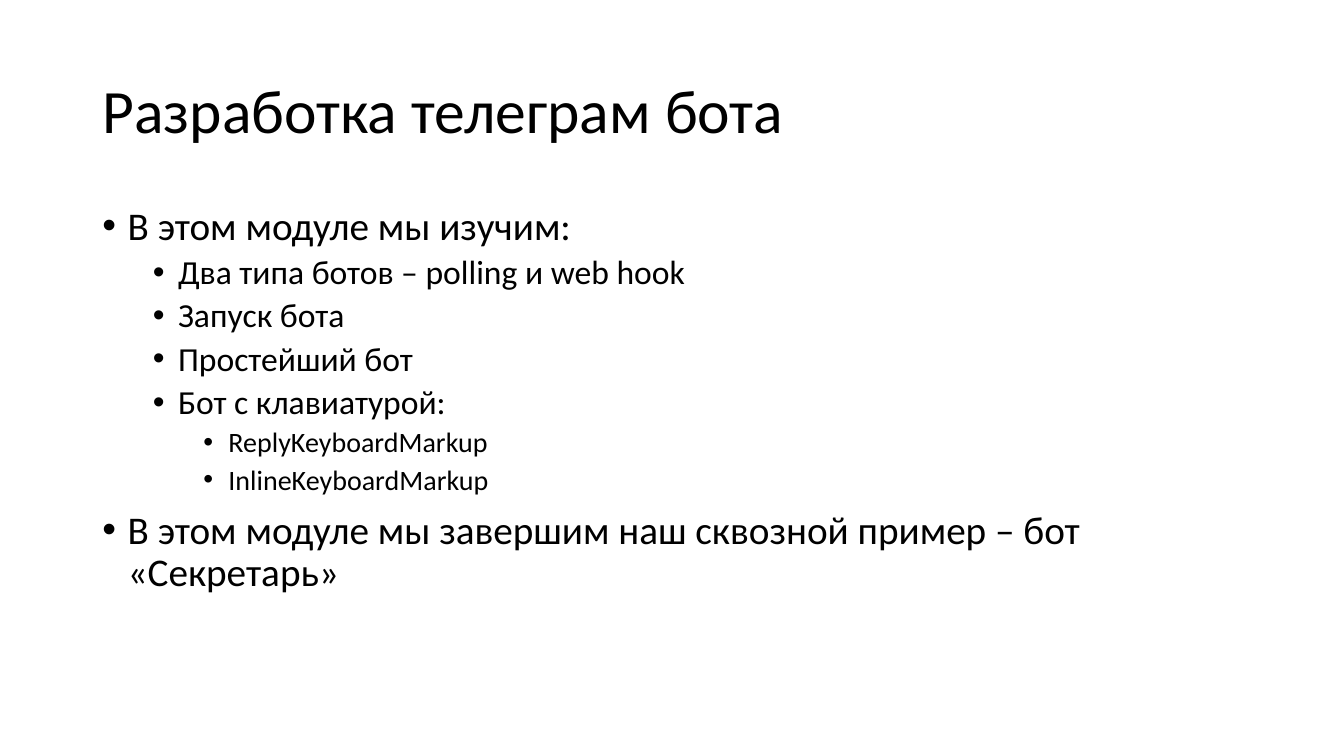
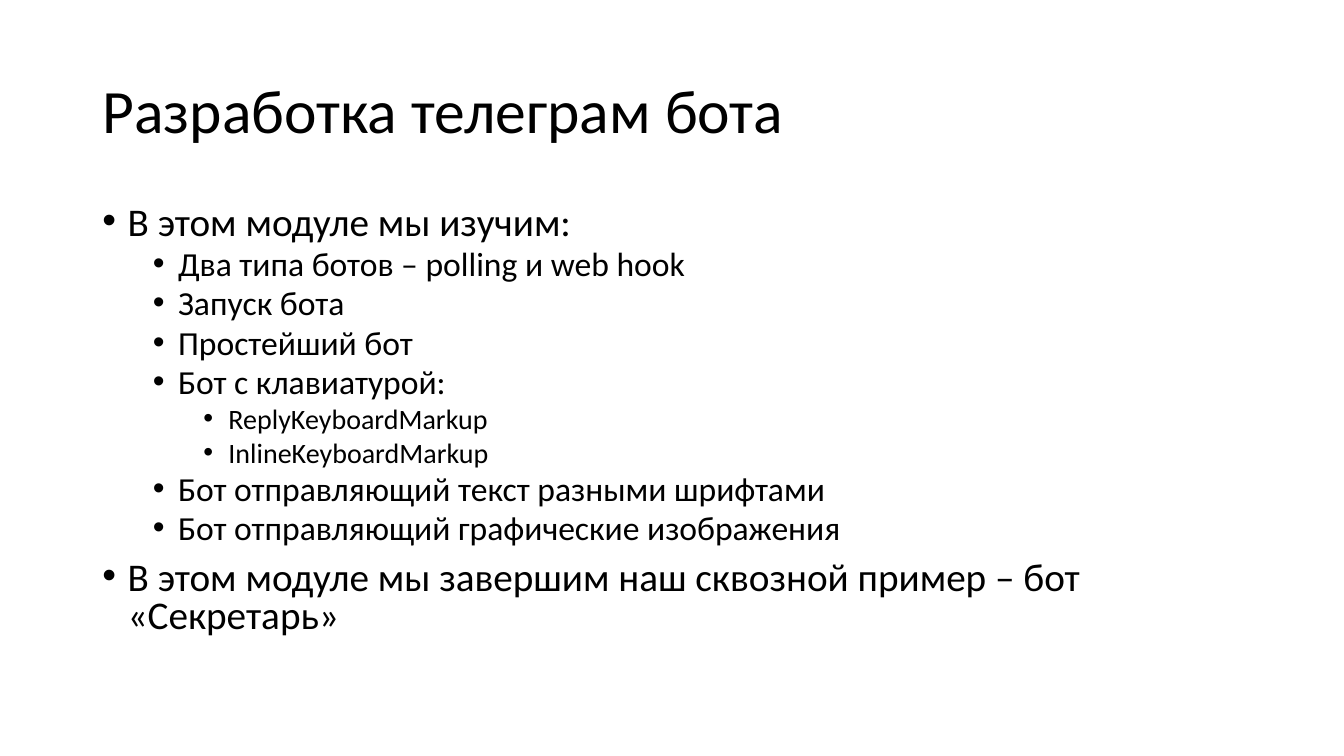
Before and after one commit to paveltsytovich/telegram-course, a slide deck: slide 237 of Presentation/Разработка ботов для телеграмм на Python.pptx. Drawn at 1344x756 pixels with LibreOffice and Linux fonts; fonts in the diff are those of the drawing. Boxes give left, top, right and bottom in pixels: in the first picture for what was removed or moved away, otherwise in the second. Text is boxed around its words. In the diff, an @@ line names an element or a change of style, - is before the commit and + after.

Commit message:
Описание архитектурных слоев бота

```diff
--- a/Presentation/Разработка ботов для телеграмм на Python.pptx
+++ b/Presentation/Разработка ботов для телеграмм на Python.pptx
@@ text at (128, 211, 1079, 636): line spacing 0.9 to 0.8 @@
@@ text at (178, 478, 840, 546): paragraphs added @@
+  • Бот отправляющий текст разными шрифтами
+  • Бот отправляющий графические изображения
```
Also in this commit, not shown: 9 slides added.
